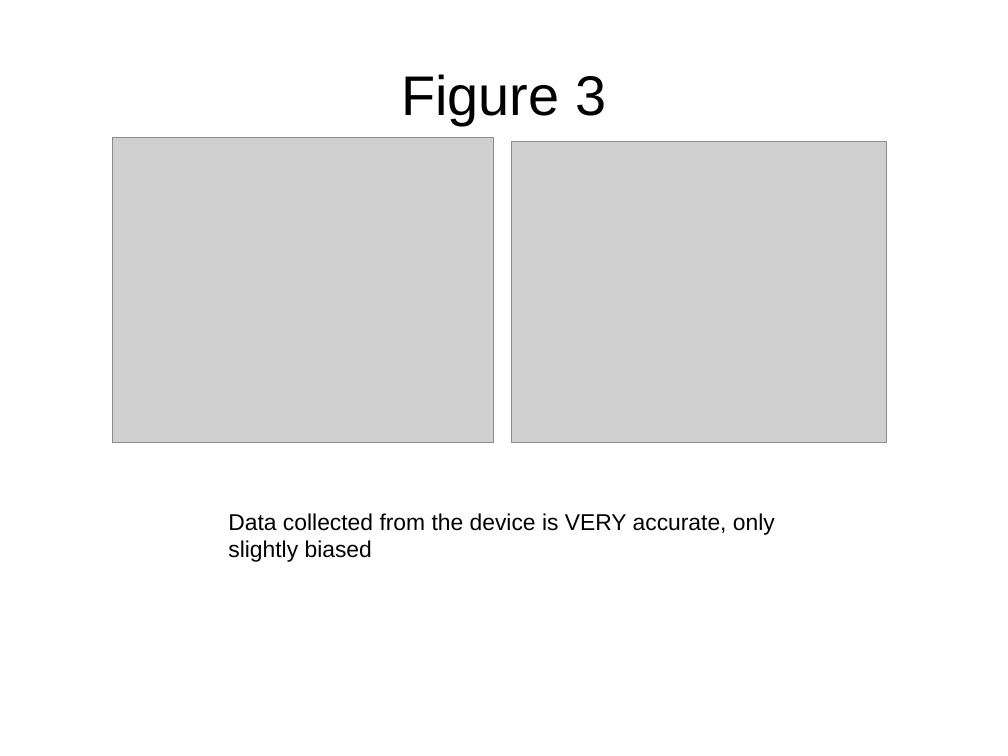
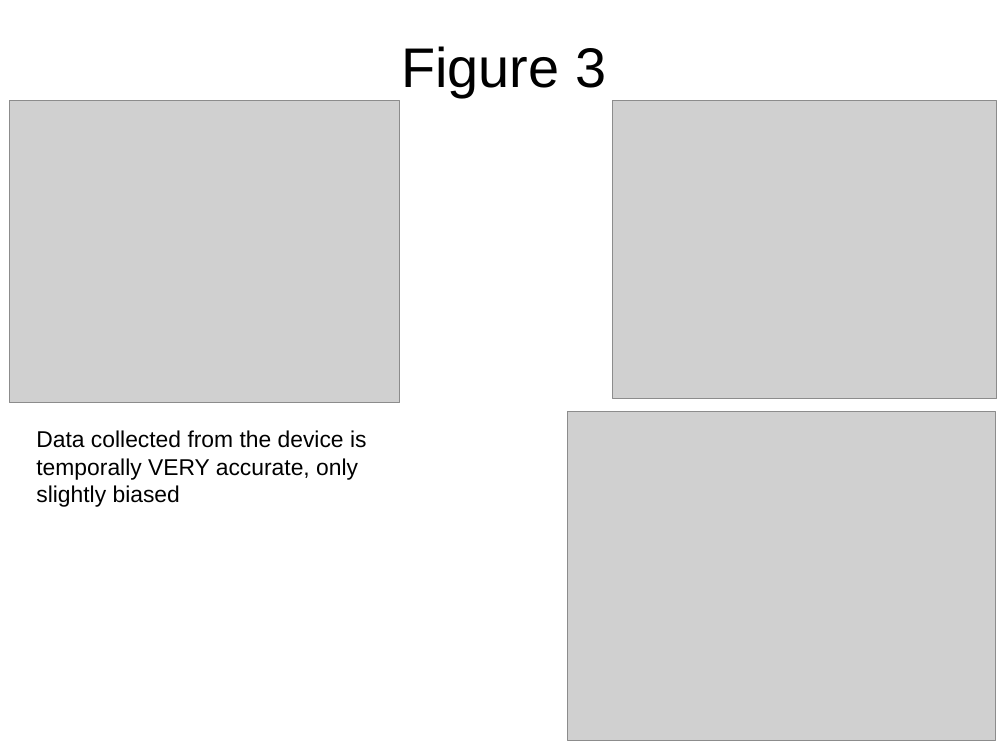
Before and after one commit to mfromano/micro-control, a slide deck: slide 9 of Schematics/figures_for_presentation_friday.odp. Drawn at 1008x756 pixels with LibreOffice and Linux fonts; fonts in the diff are those of the drawing; grey boxes stand for pictures. Boxes give left, top, right and bottom in pixels: in the first picture for what was removed or moved away, otherwise in the second. Text is boxed around its words. In the diff, an @@ line names an element or a change of style, - is before the commit and + after.

```diff
--- a/Schematics/figures_for_presentation_friday.odp
+++ b/Schematics/figures_for_presentation_friday.odp
@@ title "Figure 3": place and size @@
-title "Figure 3" at [401, 74, 606, 125]
+title "Figure 3" at [401, 46, 606, 97]
@@ picture: place and size @@
-picture at [113, 137, 494, 443]
+picture at [9, 101, 400, 403]
@@ picture: place and size @@
-picture at [511, 141, 887, 443]
+picture at [613, 101, 997, 399]
@@ picture added at [568, 412, 996, 741] @@
@@ text at [36, 430, 367, 507]: text changed @@
-Data collected from the device is VERY accurate, only slightly biased
+Data collected from the device is temporally VERY accurate, only slightly biased
```
Also in this commit, not shown: 2 other slides changed, 5 slides added, 6 slides removed, 10 other files.
